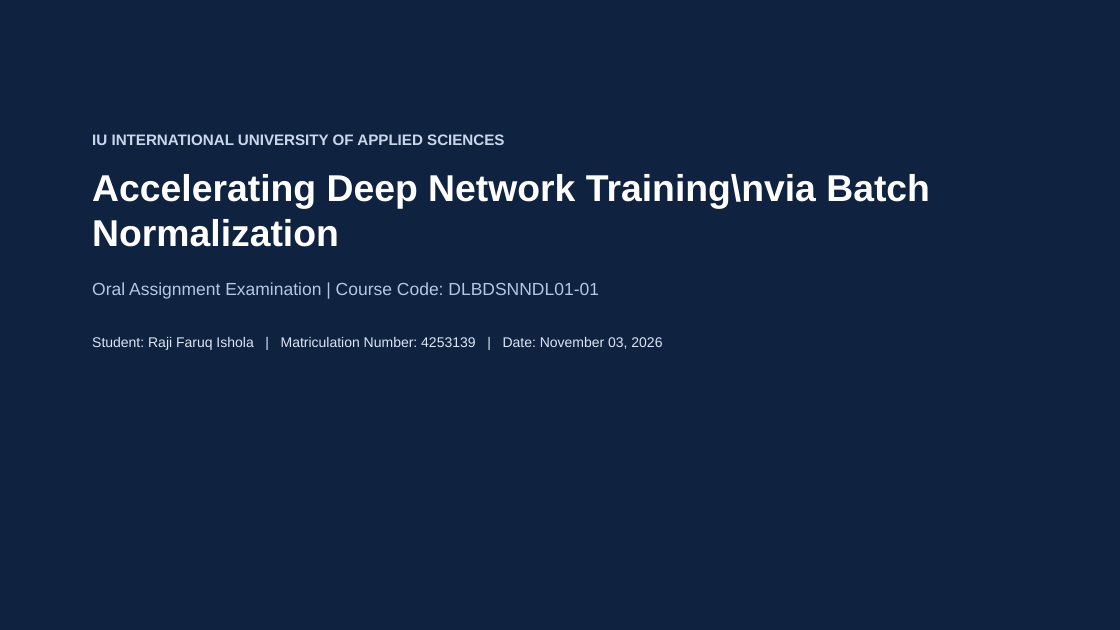
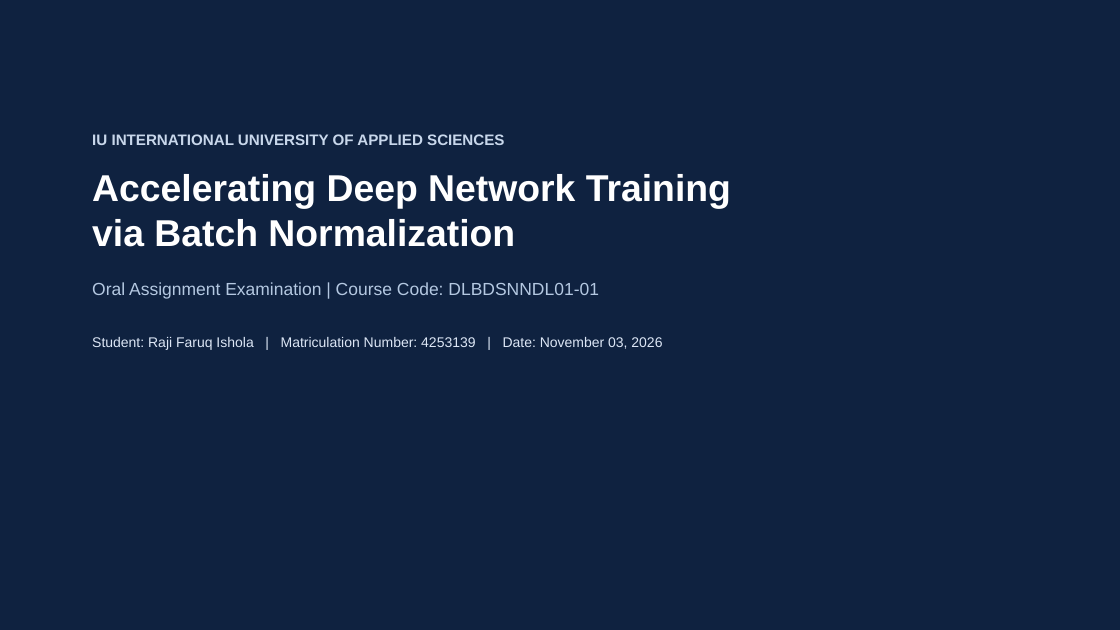
Before and after one commit to rajifaruq2021-hue/dl_batch_normalization_study, a slide deck: slide 1 of presentation/20261103_Raji_FaruqIshola_4253139_DLBDSNNDL01_Presentation.pptx. Drawn at 1120x630 pixels with LibreOffice and Linux fonts; fonts in the diff are those of the drawing. Boxes give left, top, right and bottom in pixels: in the first picture for what was removed or moved away, otherwise in the second. Text is boxed around its words. In the diff, an @@ line names an element or a change of style, - is before the commit and + after.

```diff
--- a/presentation/20261103_Raji_FaruqIshola_4253139_DLBDSNNDL01_Presentation.pptx
+++ b/presentation/20261103_Raji_FaruqIshola_4253139_DLBDSNNDL01_Presentation.pptx
@@ text at bbox=[92, 174, 731, 247]: text changed @@
-Accelerating Deep Network Training\nvia Batch Normalization
+Accelerating Deep Network Training
+via Batch Normalization
```
Also in this commit, not shown: 14 other slides changed, 4 other files.
